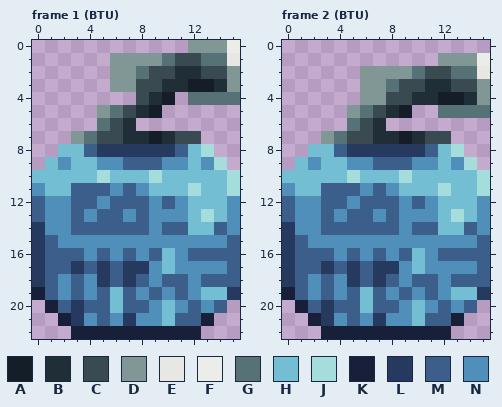
One commit to this pixel-art file: Assets/Assets/player.aseprite. Above is the file before it was changed.
16x23 pixels, 5 frames. Shown: frame 1 (BTU), frame 2 (BTU). The commit also changed other frames, which this record leaves out.
Palette (. is transparent): A #151d28  B #202e37  C #394a50  D #819796  E #e7e7e4  F #ebede9  G #577277  H #73bed3  J #a4dddb  K #172038  L #253a5e  M #3c5e8b  N #4f8fba
After:
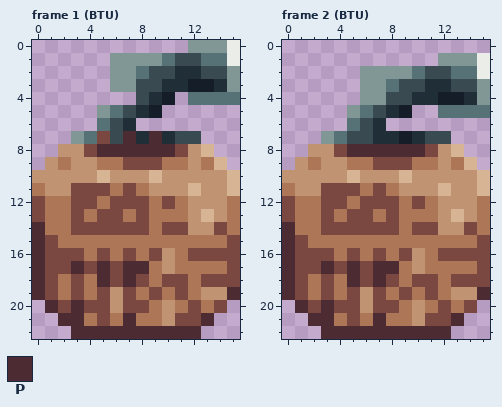
Colours new in this view: P #4d2b32
Diff:
@@ palette @@
-H #73bed3
+H #c09473
-J #a4dddb
+J #d7b594
-M #3c5e8b
+M #7a4841
-N #4f8fba
+N #ad7757
--- frame 1 (BTU), layers "head", "Body"
@@ x 13..15 @@
  0 DDF
- 1 GGE
+ 1 GGF
  2 CCD
@@ x 3..12 @@
  6 ..GCB.....
- 7 DGCCBBABCC
- 8 HMLLLLLLMH
+ 7 DGMCPBPBCC
+ 8 HMPPPPPPMH
  9 HHNNMMMNNH
@@ x 0..15 @@
 13 MNNMNMMNMNNNHJHN
-14 LNNMMMMMMNMMHHMN
-15 LMNNNNNNNNNNNNNM
-16 LMMMNMNMNMHNMMMM
-17 LMMLMLMLLNHNNNNM
-18 LMNMNLMLMNMMNMMM
-19 KMNMNMHMNMNMNHHL
-20 .KMLMMHMMNHNMNM.
-21 ..KLNMNLNNHMMK..
-22 ...KKKKKKKKKK...
+14 PNNMMMMMMNMMHHMN
+15 PMNNNNNNNNNNNNNM
+16 PMMMNMNMNMHNMMMM
+17 PMMPMPMPPNHNNNNM
+18 PMNMNPMPMNMMNMMM
+19 PMNMNMHMNMNMNHHP
+20 .PMPMMHMMNHNMNM.
+21 ..PPNMNPNNHMMP..
+22 ...PPPPPPPPPP...
--- frame 2 (BTU), layers "head", "Body"
@@ x 13..15 @@
  1 DDF
- 2 GGE
+ 2 GGF
  3 CCD
@@ x 3..12 @@
  7 DGCCBBABCC
- 8 HMLLLLLLMH
+ 8 HMPPPPPPMH
  9 HHNNMMMNNH
@@ x 0..15 @@
 13 MNNMNMMNMNNNHJHN
-14 LNNMMMMMMNMMHHMN
-15 LMNNNNNNNNNNNNNM
-16 LMMMNMNMNMHNMMMM
-17 LMMLMLMLLNHNNNNM
-18 LMNMNLMLMNMMNMMM
-19 KMNMNMHMNMNMNHHL
-20 .KMLMMHMMNHNMNM.
-21 ..KLNMNLNNHMMK..
-22 ...KKKKKKKKKK...
+14 PNNMMMMMMNMMHHMN
+15 PMNNNNNNNNNNNNNM
+16 PMMMNMNMNMHNMMMM
+17 PMMPMPMPPNHNNNNM
+18 PMNMNPMPMNMMNMMM
+19 PMNMNMHMNMNMNHHP
+20 .PMPMMHMMNHNMNM.
+21 ..PPNMNPNNHMMP..
+22 ...PPPPPPPPPP...
Boxes around the changes in both pictures, in picture pixels (x1, y1, x2, y2):
changed: (227, 53, 240, 66)
changed: (32, 131, 240, 339)
changed: (477, 66, 490, 79)
changed: (282, 144, 490, 339)
